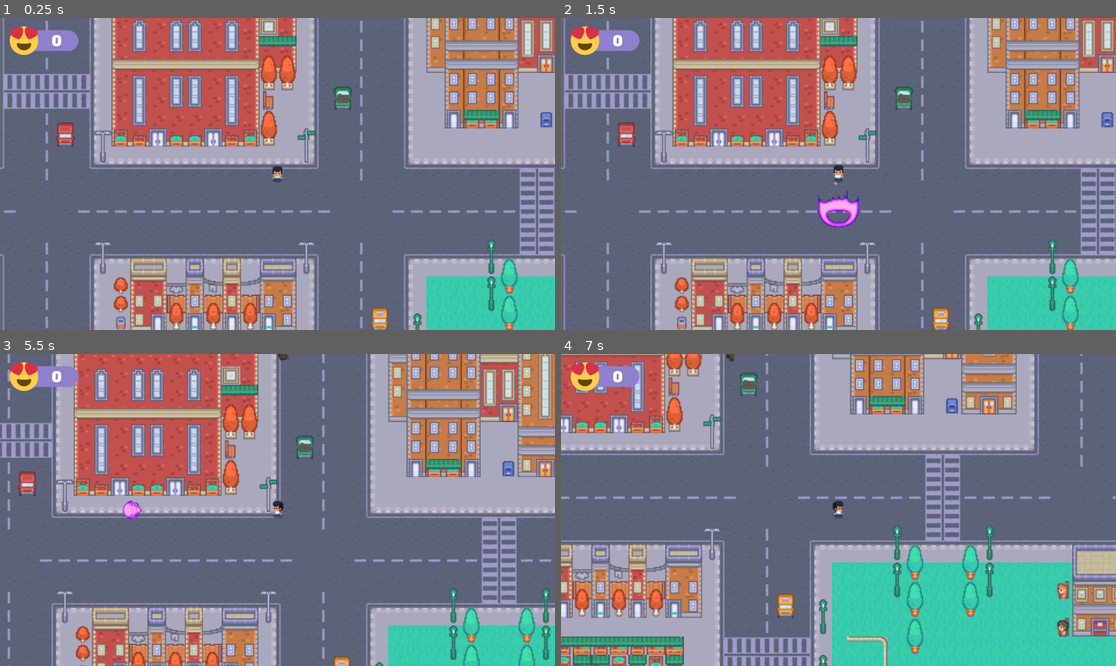
Above: before the commit, frames 1-4 (two rows, left to right).
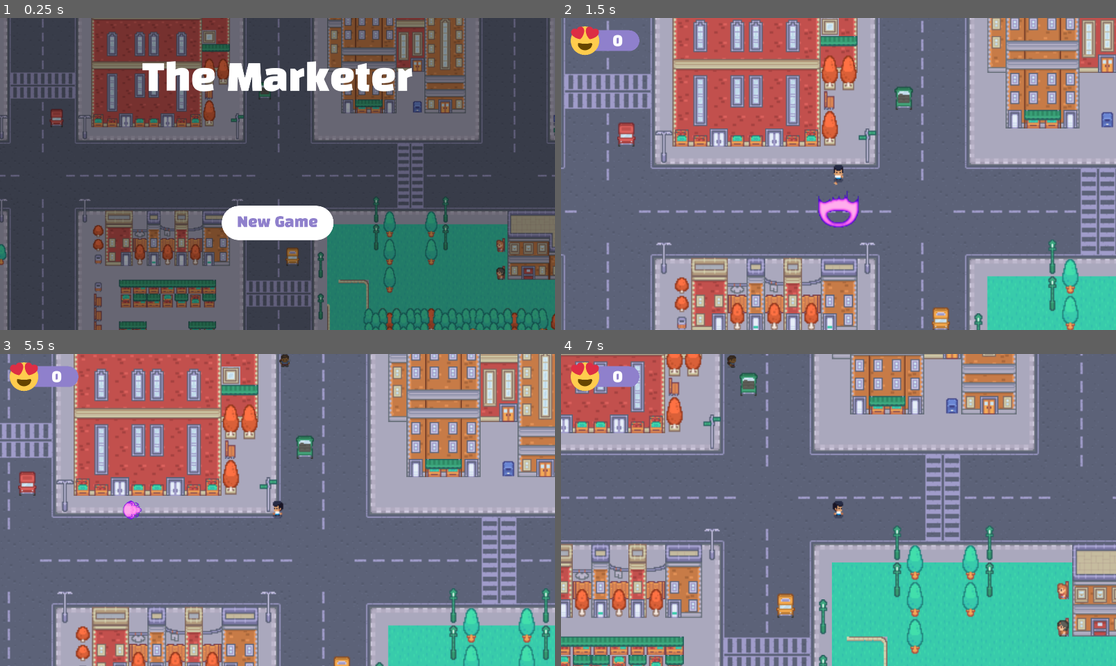
Above: after the commit, the same moments.

Repository: madeleineostoja/the-marketer
Game: Godot game, scene res://scenes/title/title.tscn
Same seed, same stepped clock (60 frames per second), same inputs: the game is played once before the commit and once after it. Before the commit the project starts from res://scenes/world/world.tscn.
Inputs (mouse positions are in pixels of both pictures, inside the frame that each line leads up to):
- Up to frame 1 (0.25 s): no input
- Up to frame 2 (1.5 s): click (838, 223) at 0.5 s, where only the run after the commit has a clickable "New Game"; move the mouse to (960, 158) at 1.27 s; press the mouse at (960, 158) at 1.28 s; hold Right (right) from 1.28 s (still down)
- Up to frame 3 (5.5 s): move the mouse to (166, 525) at 2.02 s; release Right (right) at 2.03 s; release the mouse at (166, 525) at 2.03 s; hold Down (down) 2.03-2.78 s; tap Space (roll) at 2.1 s; move the mouse to (333, 441) at 2.77 s; hold Right (right) 2.78-3.53 s; hold Right mouse button (secondary_attack) 2.78-3.53 s; move the mouse to (249, 572) at 3.52 s; hold Up (up) 3.53-4.28 s; click (249, 572) at 3.6 s; move the mouse to (444, 556) at 4.27 s; hold Space (roll) 4.28-5.03 s; hold Left (left) from 4.28 s (still down); move the mouse to (111, 463) at 5.02 s; right-click (111, 463) at 5.1 s
- Up to frame 4 (7 s): move the mouse to (866, 510) at 5.77 s; release Left (left) at 5.78 s; press the mouse at (866, 510) at 5.78 s; hold Down (down) 5.78-6.53 s; move the mouse to (755, 432) at 6.52 s; release the mouse at (755, 432) at 6.53 s; hold Right (right) from 6.53 s (still down); tap Space (roll) at 6.6 s

The runs differ from the first frame. In frame 1, 90% of the frame differs, in the area x 0-100%, y 0-100%; in frame 2, nothing differs; in frame 3, less than 0.1%; in frame 4, less than 0.1%.

Commit message:
Add title screen

Diff:
--- a/project.godot
+++ b/project.godot
@@ -14,7 +14,7 @@
 config/description="In a world gone mad with angry consumers, only one person can save us!
 
 The Marketer drops you into this world, where you must use your weapons of marketing campaigns to convert angry mobs into happy customers. Find brand tracking power ups to increase your effectiveness, and survive as long as you can"
-run/main_scene="res://scenes/world/world.tscn"
+run/main_scene="res://scenes/title/title.tscn"
 config/features=PackedStringArray("4.2", "Forward Plus")
 boot_splash/bg_color=Color(1, 1, 1, 1)
 boot_splash/image="res://assets/splash.png"
--- a/scenes/game-over/game_over.gd
+++ b/scenes/game-over/game_over.gd
@@ -7,4 +7,4 @@
 	$Restart.grab_focus()
 
 func _on_restart_pressed():
-	pass
+	get_tree().change_scene_to_file('res://scenes/title/title.tscn')
--- /dev/null
+++ b/scenes/title/title.gd
@@ -0,0 +1,12 @@
+extends CanvasLayer
+
+var World = preload ('res://scenes/world/world.tscn')
+
+
+func _ready():
+	$Start.grab_focus()
+
+
+
+func _on_start_pressed():
+	get_tree().change_scene_to_file('res://scenes/world/world.tscn')
--- /dev/null
+++ b/scenes/title/title.tscn
@@ -0,0 +1,60 @@
+[gd_scene load_steps=6 format=3 uid="uid://bdefdphb313k0"]
+
+[ext_resource type="Script" path="res://scenes/title/title.gd" id="1_7ju6l"]
+[ext_resource type="PackedScene" uid="uid://dpuqjselwv7r8" path="res://scenes/map/map.tscn" id="1_hgtn0"]
+[ext_resource type="Theme" uid="uid://rthwx2j2hbgc" path="res://assets/theme.tres" id="3_3ftfe"]
+
+[sub_resource type="LabelSettings" id="LabelSettings_klygr"]
+font_size = 128
+
+[sub_resource type="Shortcut" id="Shortcut_hqsfn"]
+
+[node name="Title" type="CanvasLayer"]
+script = ExtResource("1_7ju6l")
+
+[node name="Heading" type="Label" parent="."]
+z_index = 110
+anchors_preset = 8
+anchor_left = 0.5
+anchor_top = 0.5
+anchor_right = 0.5
+anchor_bottom = 0.5
+offset_left = -468.5
+offset_top = -390.0
+offset_right = 468.5
+offset_bottom = -261.0
+grow_horizontal = 2
+grow_vertical = 2
+text = "The Marketer"
+label_settings = SubResource("LabelSettings_klygr")
+
+[node name="Overlay" type="ColorRect" parent="."]
+z_index = 100
+anchors_preset = 15
+anchor_right = 1.0
+anchor_bottom = 1.0
+grow_horizontal = 2
+grow_vertical = 2
+color = Color(0, 0, 0, 0.392157)
+
+[node name="Map" parent="." instance=ExtResource("1_hgtn0")]
+
+[node name="Start" type="Button" parent="."]
+z_index = 110
+anchors_preset = 8
+anchor_left = 0.5
+anchor_top = 0.5
+anchor_right = 0.5
+anchor_bottom = 0.5
+offset_left = -193.5
+offset_top = 110.0
+offset_right = 193.5
+offset_bottom = 229.0
+grow_horizontal = 2
+grow_vertical = 2
+theme = ExtResource("3_3ftfe")
+theme_override_font_sizes/font_size = 48
+shortcut = SubResource("Shortcut_hqsfn")
+text = "New Game"
+
+[connection signal="pressed" from="Start" to="." method="_on_start_pressed"]
--- a/scenes/world/world.gd
+++ b/scenes/world/world.gd
@@ -3,7 +3,6 @@
 const Enemy = preload("res://scenes/enemy/enemy.tscn")
 const PrimaryAttack = preload("res://scenes/attack/primary_attack.tscn")
 const SecondaryAttack = preload("res://scenes/attack/secondary_attack.tscn")
-const GameOver = preload('res://scenes/game-over/game_over.tscn')
 
 
 func spawn_enemy():
@@ -31,13 +30,7 @@
 
 
 func game_over():
-	var gameover = GameOver.instantiate()
-	$SpawnRate.stop()
-	$DifficultyIncrease.stop()
-	get_tree().call_group("enemies", "queue_free")
-	$Player.queue_free()
-	add_child(gameover)
-
+	get_tree().change_scene_to_file('res://scenes/game-over/game_over.tscn')
 
 func _ready():
 	start_game()
